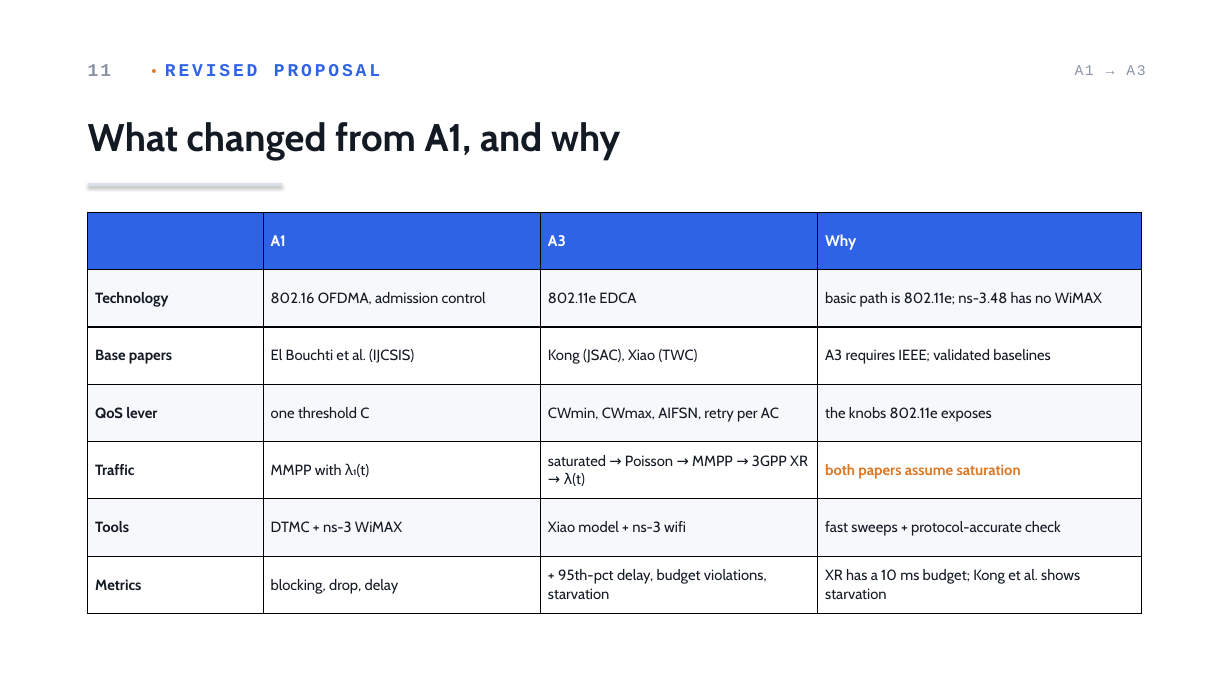
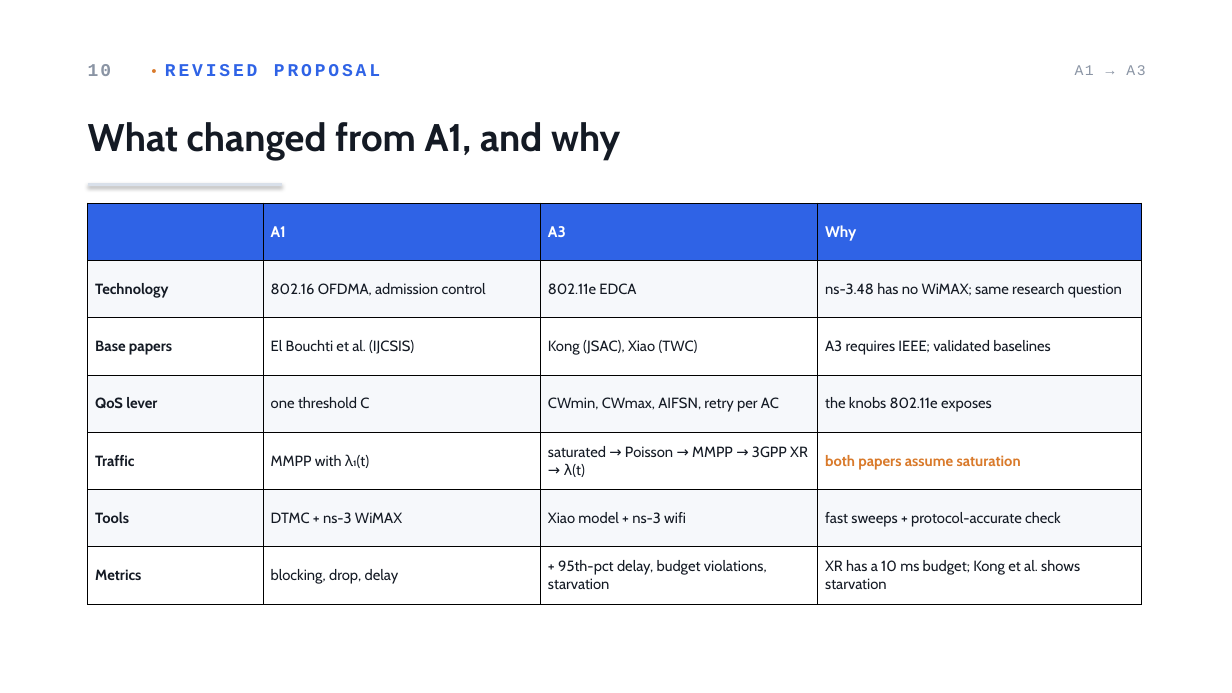
Before and after one commit to AhmadRifqi86/MWN-2026-M11402804-Rifqi, a slide deck: slide 11 of assets/ppt/a3-M11402804-AhmadRifqi.pptx (slide 12 before the commit). Drawn at 1232x693 pixels with LibreOffice and Linux fonts; fonts in the diff are those of the drawing. Boxes give left, top, right and bottom in pixels: in the first picture for what was removed or moved away, otherwise in the second. Text is boxed around its words. In the diff, an @@ line names an element or a change of style, - is before the commit and + after.

```diff
--- a/assets/ppt/a3-M11402804-AhmadRifqi.pptx
+++ b/assets/ppt/a3-M11402804-AhmadRifqi.pptx
@@ text at box(88, 64, 380, 76): text changed @@
-11 • REVISED PROPOSAL
+10 • REVISED PROPOSAL
@@ table at box(88, 203, 1141, 604) @@
-row 2, column 4: basic path is 802.11e; ns-3.48 has no WiMAX
+row 2, column 4: ns-3.48 has no WiMAX; same research question
@@ table: place and size @@
-table at box(88, 213, 1141, 614)
+table at box(88, 203, 1141, 604)
```
Also in this commit, not shown: 11 other slides changed, 1 slide removed, 2 other files.
